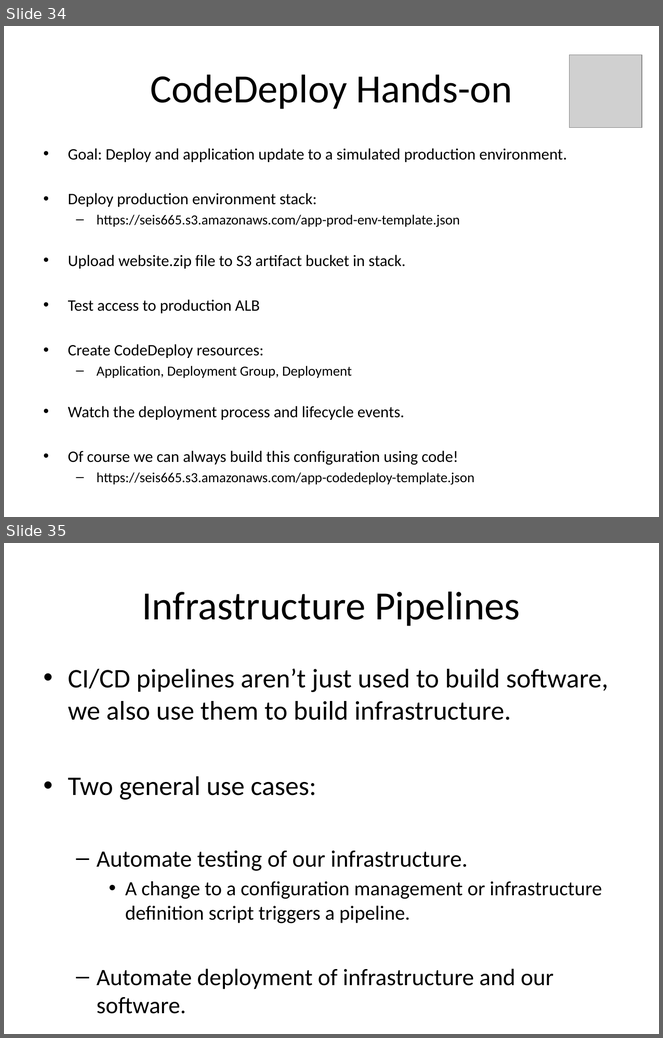
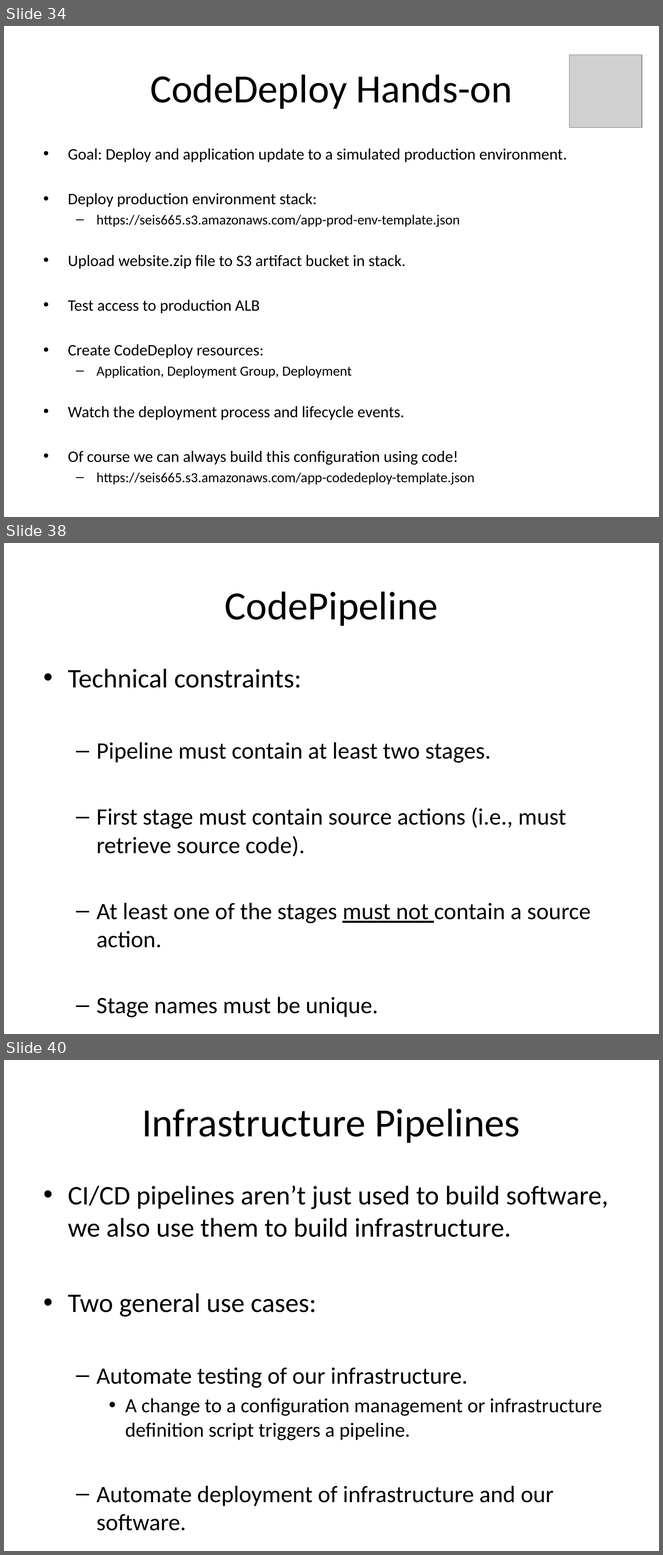
Before and after one commit to jasondbaker/infrastructure-class, a slide deck: lectures/infrastructure-week-10.pptx. Shown one above the other, each under a label of ours: slides 34 and 35 before the commit, slides 34, 38 and 40 after it; the slides between them are not shown. The pictures are 663x1038 and 663x1555 pixels, drawn with LibreOffice and Linux fonts; fonts in the diff are those of the drawing; grey boxes stand for pictures. Boxes give left, top, right and bottom in pixels: in the first picture for what was removed or moved away, otherwise in the second. Text is boxed around its words. In the diff, an @@ line names an element or a change of style, - is before the commit and + after.

```diff
--- a/lectures/infrastructure-week-10.pptx
+++ b/lectures/infrastructure-week-10.pptx
@@ slide 38 added at <box>4,543,659,1034</box>, background #FFFFFF @@
@@ title added at <box>224,591,438,626</box>, 44 pt, text #000000 @@
+CodePipeline
@@ text added at <box>68,669,591,1018</box>, 25.9 pt, text #000000 @@
+• Technical constraints:
+  – Pipeline must contain at least two stages.
+  – First stage must contain source actions (i.e., must retrieve source code).
+  – At least one of the stages must not contain a source action.
+  – Stage names must be unique.
@@ what was slide 35 is now slide 40 @@
```
Also in this commit, not shown: 1 slide changed, 4 other slides added, 3 other files.
